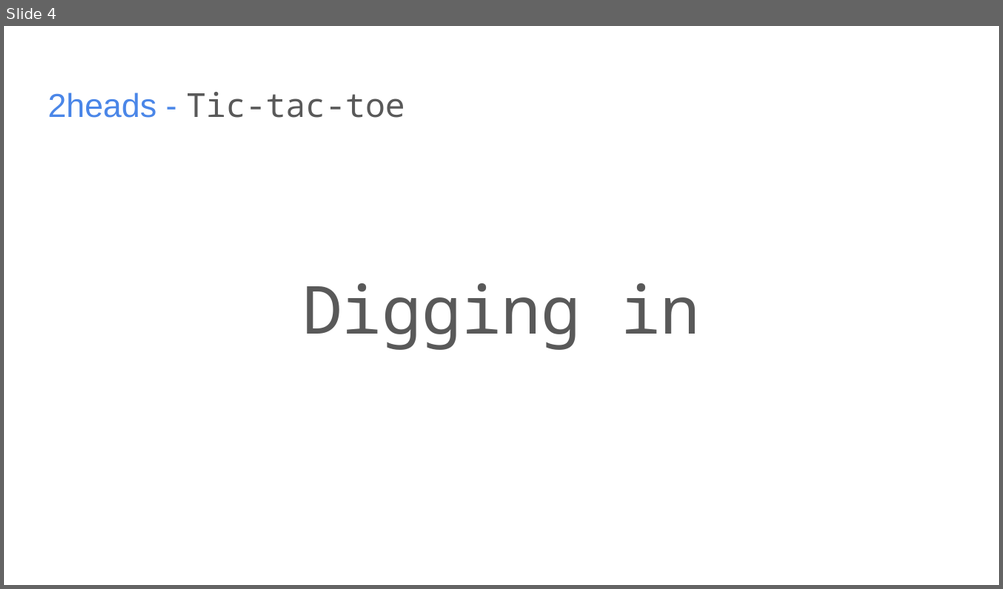
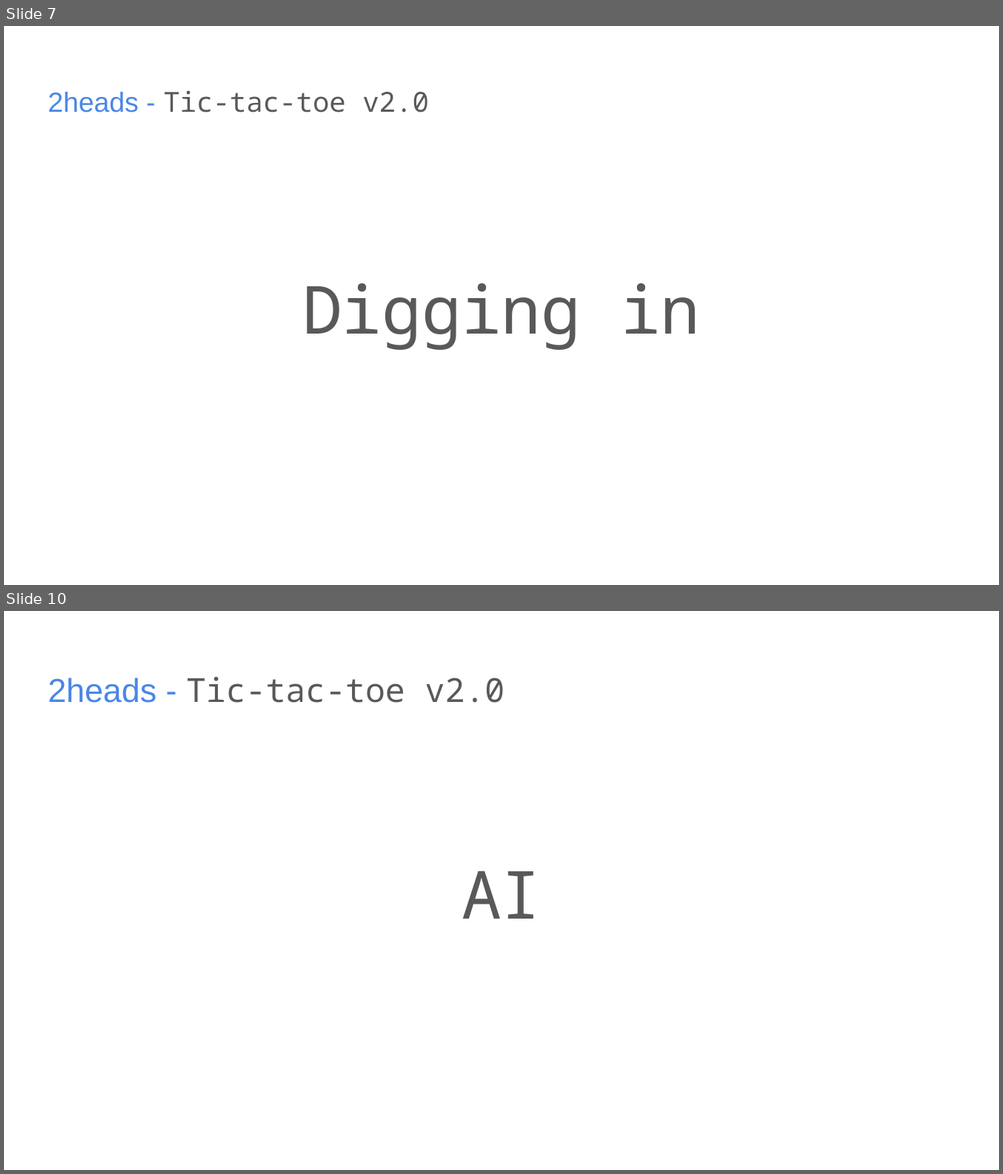
Before and after one commit to hosmanadam/CC.PB.03.TW-tic_tac_toe, a slide deck: _other/tic_tac_toe_2heads.pptx. Shown one above the other, each under a label of ours: slide 4 before the commit, slides 7 and 10 after it; the slides between them are not shown. The pictures are 1003x589 and 1003x1174 pixels, drawn with LibreOffice and Linux fonts; fonts in the diff are those of the drawing. Boxes give left, top, right and bottom in pixels: in the first picture for what was removed or moved away, otherwise in the second. Text is boxed around its words. In the diff, an @@ line names an element or a change of style, - is before the commit and + after.

```diff
--- a/_other/tic_tac_toe_2heads.pptx
+++ b/_other/tic_tac_toe_2heads.pptx
@@ slide 10 added at <box>4,611,999,1170</box>, background #FFFFFF @@
@@ title added at <box>48,677,505,703</box>, 24 pt, text #595959 @@
+2heads - Tic-tac-toe v2.0
@@ text added at <box>461,871,540,919</box>, 48 pt, text #595959 @@
+AI
@@ what was slide 4 is now slide 7 @@
@@ slide 7 changed as well @@
@@ title at <box>48,90,429,113</box>: text changed; size 24 to 20 pt @@
-2heads - Tic-tac-toe
+2heads - Tic-tac-toe v2.0
```
Also in this commit, not shown: 5 other slides changed, 7 other slides added, 1 other file.
